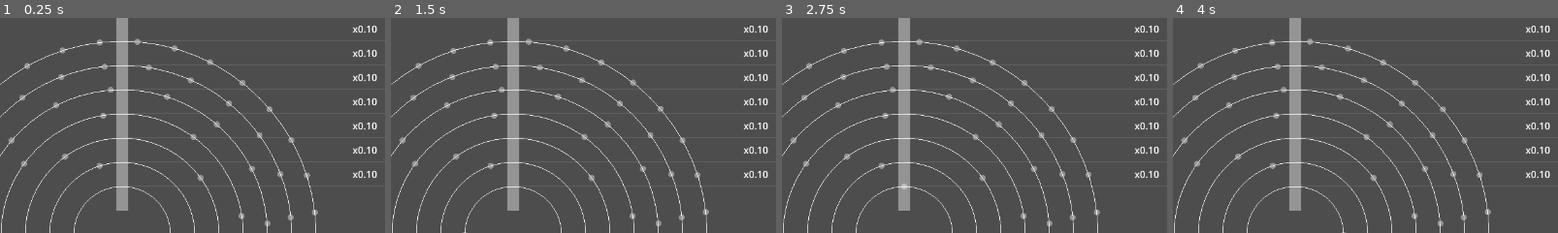
Above: before the commit, frames 1-4 (left to right).
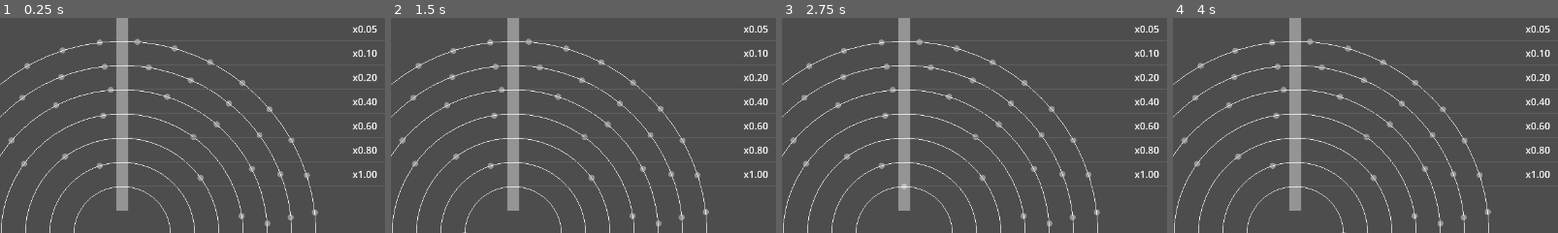
Above: after the commit, the same moments.

Repository: kamikoloss/syzygy
Game: Godot game, scene res://scenes/main.tscn
The game is run twice, just before and just after one commit, with the same random seed, the same clock (stepped at 60 frames per second) and the same inputs.
Inputs:
- Up to frame 1 (0.25 s): no input
- Up to frame 2 (1.5 s): click "PLAY" at 0.5 s; click "PLAY" at 1.25 s
- Up to frame 3 (2.75 s): click "STOP" at 2 s
- Up to frame 4 (4 s): click "STOP" at 2.75 s; click "PLAY" at 3.5 s
The pictures show only the part of the screen within x 34-84%, y 0-50%; the shares and areas given below are measured in that part.

The runs differ from the first frame. In frame 1, 0.3% of the frame differs, in the area x 45-98%, y 3-79%; in frame 2, 0.3%; in frame 3, 0.3%; in frame 4, 0.3%.

Commit message:
udpate to display rail rotation speed

Diff:
--- a/scenes/main.gd
+++ b/scenes/main.gd
@@ -13,7 +13,8 @@
 @export var _label_version: Label
 @export var _label_total_score: Label
 @export var _label_total_time: Label
-
+@export var _label_line_speed_parent: Control
+@export var _label_line_score_parent: Control
 
 var total_score := 0:
     set(v):
@@ -53,6 +54,14 @@
 
 
 func _process(delta: float) -> void:
+    # Rail
+    var rail_index := 0
+    for node in objects.get_children():
+        if node is Rail:
+            var label: Label = _label_line_speed_parent.get_child(rail_index)
+            label.text = "x%1.2f" % [node.rotate_speed]
+            rail_index += 1
+
     # debug
     total_time_sec += delta
 
--- a/scenes/main.tscn
+++ b/scenes/main.tscn
@@ -5,7 +5,7 @@
 [ext_resource type="PackedScene" uid="uid://bk5qrvbech16c" path="res://scenes/chip_sensor.tscn" id="3_sugp2"]
 [ext_resource type="PackedScene" uid="uid://b185sasx51q0n" path="res://scenes/chip.tscn" id="4_jyhfs"]
 
-[node name="Main" type="Control" node_paths=PackedStringArray("objects", "chip_storage", "_button_play", "_button_stop", "_label_version", "_label_total_score", "_label_total_time")]
+[node name="Main" type="Control" node_paths=PackedStringArray("objects", "chip_storage", "_button_play", "_button_stop", "_label_version", "_label_total_score", "_label_total_time", "_label_line_speed_parent", "_label_line_score_parent")]
 layout_mode = 3
 anchors_preset = 0
 script = ExtResource("1_ig7tw")
@@ -17,18 +17,58 @@
 _label_version = NodePath("UI/Title/LabelVersion")
 _label_total_score = NodePath("UI/Score/LabelTotalScore")
 _label_total_time = NodePath("UI/Time/LabelTotalTime")
+_label_line_speed_parent = NodePath("UI/MarginContainerRight/VBoxContainerLeft")
+_label_line_score_parent = NodePath("UI/MarginContainerRight/VBoxContainerRight")
 
 [node name="Objects" type="Control" parent="."]
 anchors_preset = 0
 
-[node name="Rail80" parent="Objects" instance=ExtResource("2_0xm2m")]
-layout_mode = 0
-offset_left = 640.0
-offset_top = 360.0
-offset_right = 640.0
-offset_bottom = 360.0
-circle_radius = 80.0
-holder_count = 1
+[node name="Rail320" parent="Objects" instance=ExtResource("2_0xm2m")]
+offset_left = 640.0
+offset_top = 360.0
+offset_right = 640.0
+offset_bottom = 360.0
+rotate_speed = 0.05
+holder_count = 32
+
+[node name="Rail280" parent="Objects" instance=ExtResource("2_0xm2m")]
+layout_mode = 0
+offset_left = 640.0
+offset_top = 360.0
+offset_right = 640.0
+offset_bottom = 360.0
+circle_radius = 280.0
+rotate_speed = 0.1
+holder_count = 24
+
+[node name="Rail240" parent="Objects" instance=ExtResource("2_0xm2m")]
+layout_mode = 0
+offset_left = 640.0
+offset_top = 360.0
+offset_right = 640.0
+offset_bottom = 360.0
+circle_radius = 240.0
+rotate_speed = 0.2
+holder_count = 16
+
+[node name="Rail200" parent="Objects" instance=ExtResource("2_0xm2m")]
+layout_mode = 0
+offset_left = 640.0
+offset_top = 360.0
+offset_right = 640.0
+offset_bottom = 360.0
+circle_radius = 200.0
+rotate_speed = 0.4
+holder_count = 8
+
+[node name="Rail160" parent="Objects" instance=ExtResource("2_0xm2m")]
+layout_mode = 0
+offset_left = 640.0
+offset_top = 360.0
+offset_right = 640.0
+offset_bottom = 360.0
+circle_radius = 160.0
+rotate_speed = 0.6
 
 [node name="Rail120" parent="Objects" instance=ExtResource("2_0xm2m")]
 layout_mode = 0
@@ -40,52 +80,14 @@
 rotate_speed = 0.8
 holder_count = 2
 
-[node name="Rail160" parent="Objects" instance=ExtResource("2_0xm2m")]
-layout_mode = 0
-offset_left = 640.0
-offset_top = 360.0
-offset_right = 640.0
-offset_bottom = 360.0
-circle_radius = 160.0
-rotate_speed = 0.6
-
-[node name="Rail200" parent="Objects" instance=ExtResource("2_0xm2m")]
-layout_mode = 0
-offset_left = 640.0
-offset_top = 360.0
-offset_right = 640.0
-offset_bottom = 360.0
-circle_radius = 200.0
-rotate_speed = 0.4
-holder_count = 8
-
-[node name="Rail240" parent="Objects" instance=ExtResource("2_0xm2m")]
-layout_mode = 0
-offset_left = 640.0
-offset_top = 360.0
-offset_right = 640.0
-offset_bottom = 360.0
-circle_radius = 240.0
-rotate_speed = 0.2
-holder_count = 16
-
-[node name="Rail280" parent="Objects" instance=ExtResource("2_0xm2m")]
-layout_mode = 0
-offset_left = 640.0
-offset_top = 360.0
-offset_right = 640.0
-offset_bottom = 360.0
-circle_radius = 280.0
-rotate_speed = 0.1
-holder_count = 24
-
-[node name="Rail320" parent="Objects" instance=ExtResource("2_0xm2m")]
-offset_left = 640.0
-offset_top = 360.0
-offset_right = 640.0
-offset_bottom = 360.0
-rotate_speed = 0.05
-holder_count = 32
+[node name="Rail80" parent="Objects" instance=ExtResource("2_0xm2m")]
+layout_mode = 0
+offset_left = 640.0
+offset_top = 360.0
+offset_right = 640.0
+offset_bottom = 360.0
+circle_radius = 80.0
+holder_count = 1
 
 [node name="ChipSensor" parent="Objects" instance=ExtResource("3_sugp2")]
 offset_left = 640.0
@@ -262,10 +264,6 @@
 horizontal_alignment = 2
 vertical_alignment = 1
 
-[node name="_" type="MarginContainer" parent="UI/MarginContainerRight/VBoxContainerRight"]
-layout_mode = 2
-size_flags_vertical = 3
-
 [node name="Title" type="Control" parent="UI"]
 anchors_preset = 0
 offset_left = 20.0
